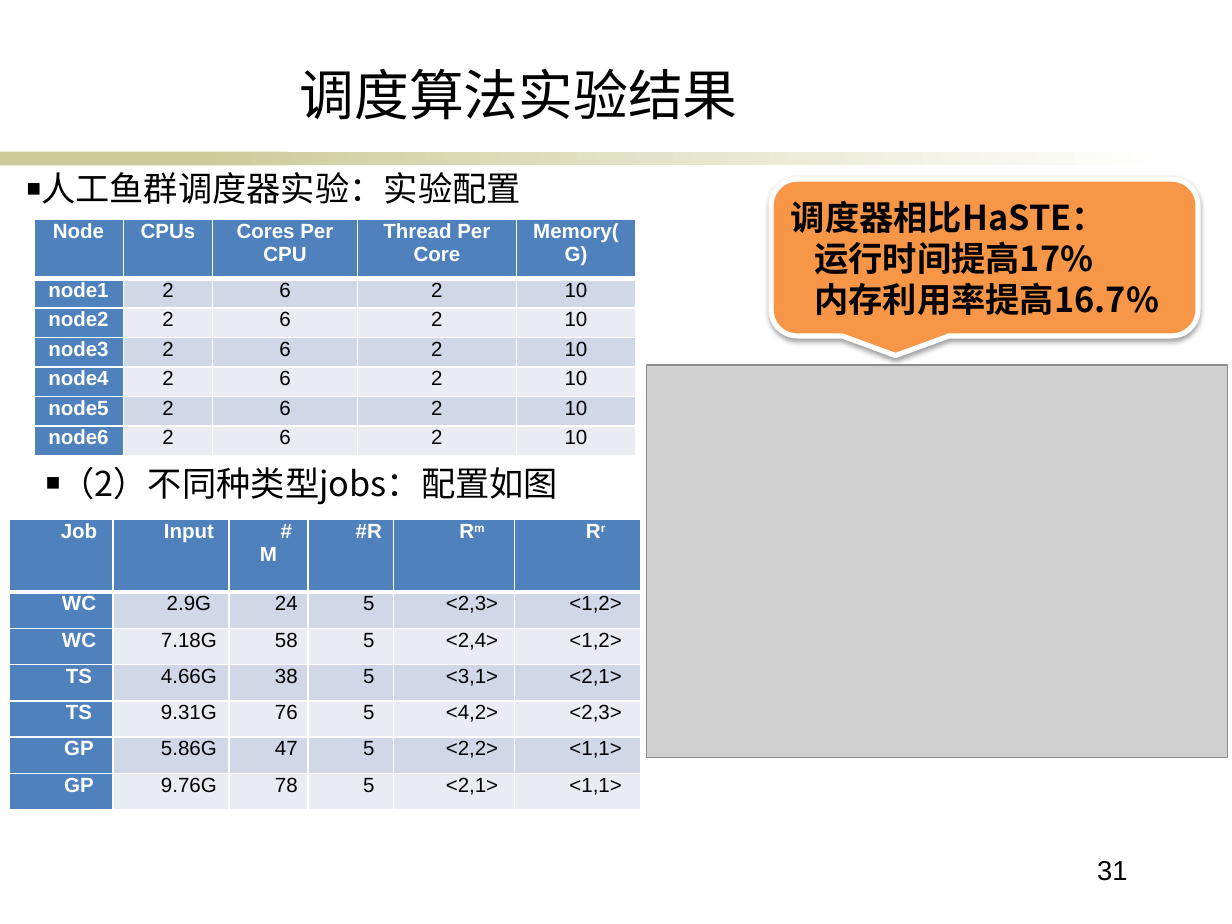
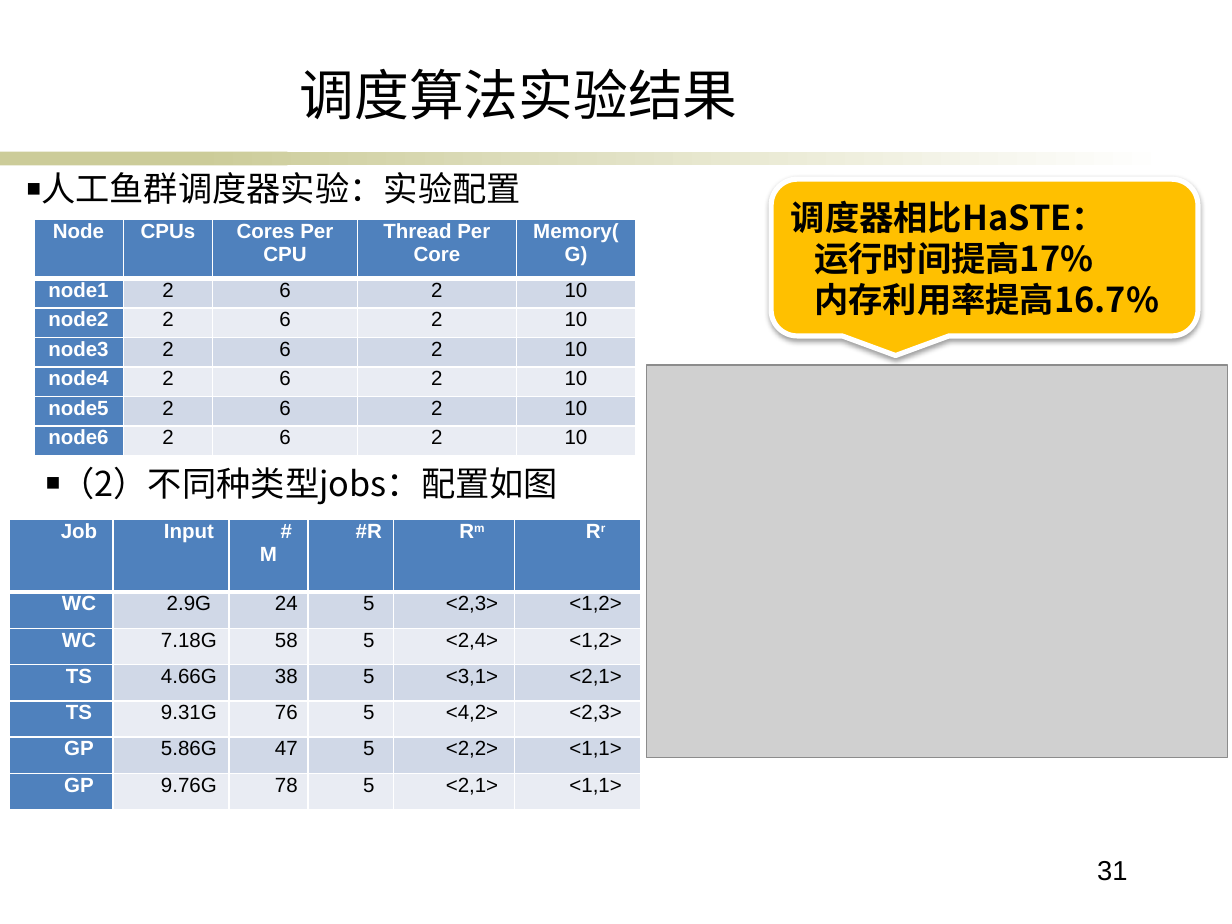
Before and after one commit to ericsonyc/paper, a slide deck: slide 31 of 毕业答辩.pptx. Drawn at 1232x924 pixels with LibreOffice and Linux fonts; fonts in the diff are those of the drawing; grey boxes stand for pictures; background and template pictures are left out. Boxes give left, top, right and bottom in pixels: in the first picture for what was removed or moved away, otherwise in the second. Text is boxed around its words. In the diff, an @@ line names an element or a change of style, - is before the commit and + after.

```diff
--- a/毕业答辩.pptx
+++ b/毕业答辩.pptx
@@ rounded speech box "调度器相比HaSTE：" at [771,179,1198,335]: fill #F79646 to #FFC000 @@
```
Also in this commit, not shown: 15 other slides changed, 5 slides added, 2 slides removed, 2 other files.
